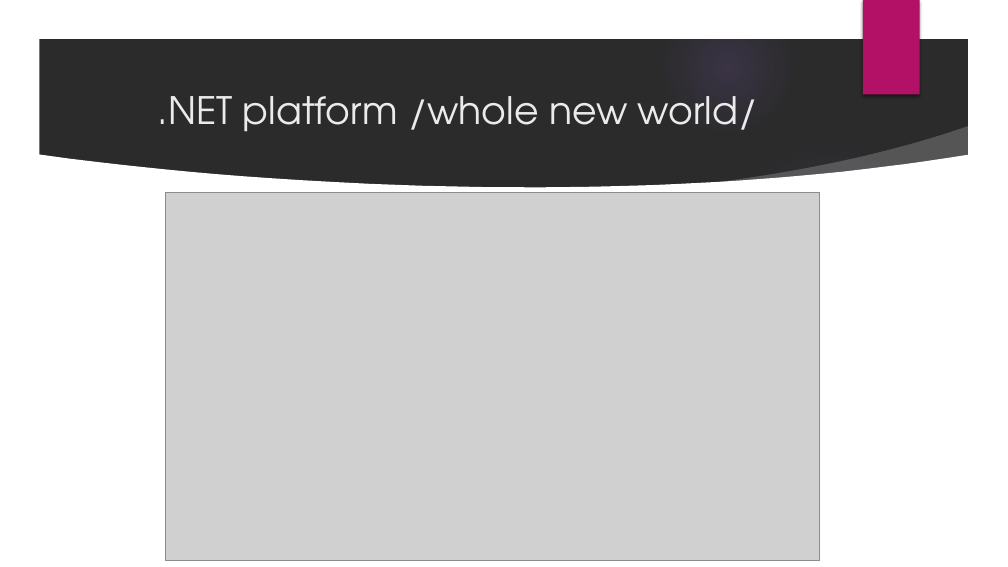
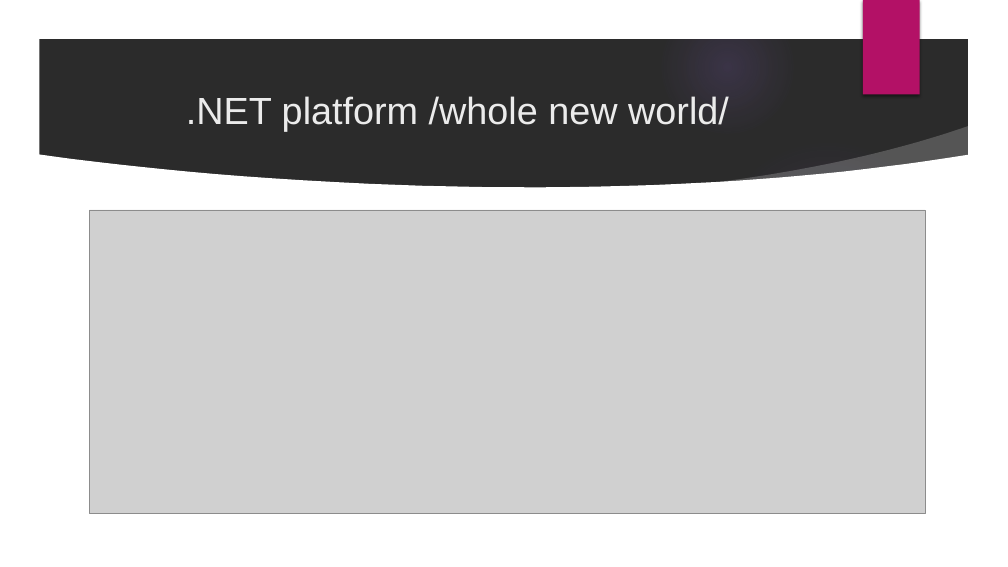
Before and after one commit to velizar92/CSharp-Programming-Presentations, a slide deck: slide 6 of C# Basics.pptx (slide 5 before the commit). Drawn at 1008x567 pixels with LibreOffice and Linux fonts; fonts in the diff are those of the drawing; grey boxes stand for pictures; background and template pictures are left out; a plain dark background stands for a picture behind light text. Boxes give left, top, right and bottom in pixels: in the first picture for what was removed or moved away, otherwise in the second. Text is boxed around its words. In the diff, an @@ line names an element or a change of style, - is before the commit and + after.

```diff
--- a/C# Basics.pptx
+++ b/C# Basics.pptx
@@ title ".NET platform /whole new world/" at (x1=186, y1=96, x2=729, y2=132): font TeX Gyre Adventor to Arial @@
@@ picture resized from (x1=165, y1=192, x2=820, y2=560) to (x1=89, y1=210, x2=925, y2=514) @@
```
Also in this commit, not shown: 3 other slides changed, 6 slides added.
